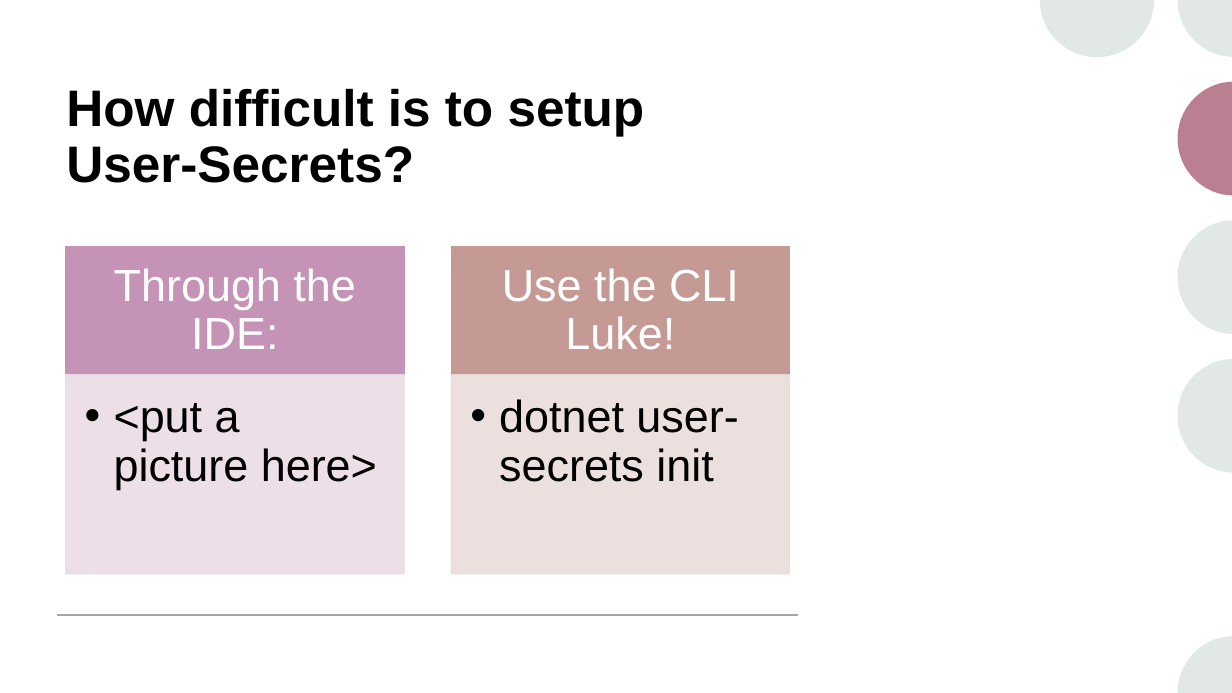
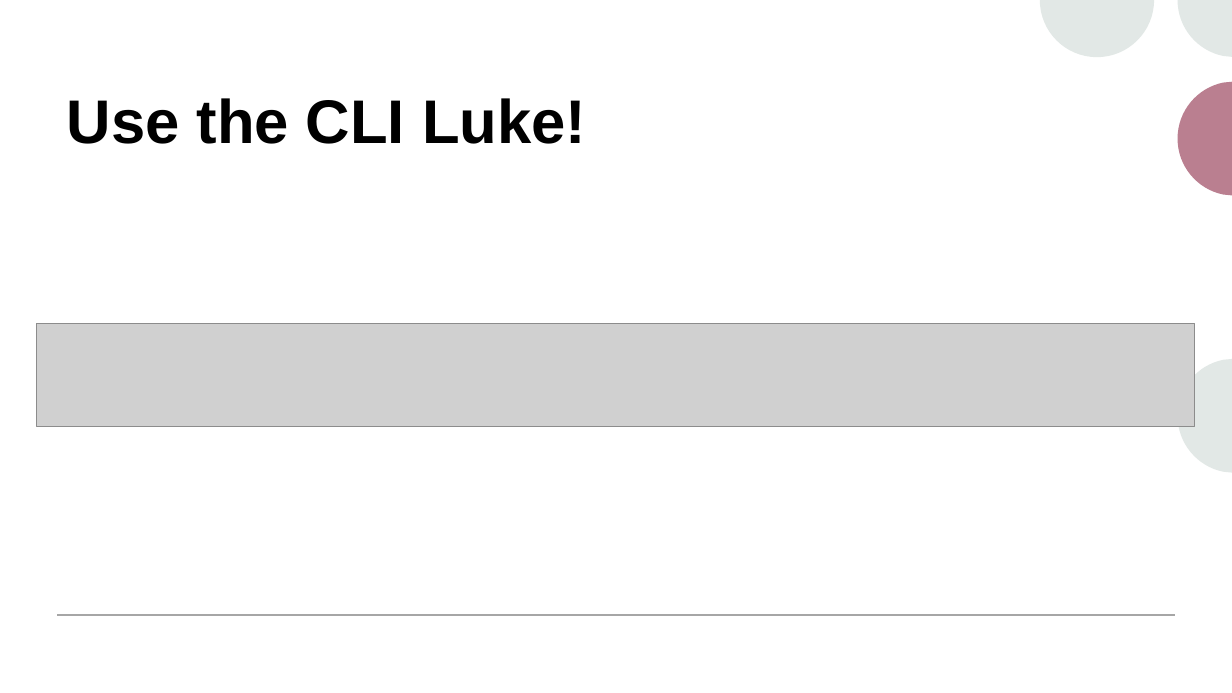
Before and after one commit to pulcher/stop-checking-in-secrets, a slide deck: slide 10 of stop-checking-in-secrets.pptx (slide 8 before the commit). Drawn at 1232x693 pixels with LibreOffice and Linux fonts; fonts in the diff are those of the drawing; grey boxes stand for pictures. Boxes give left, top, right and bottom in pixels: in the first picture for what was removed or moved away, otherwise in the second. Text is boxed around its words. In the diff, an @@ line names an element or a change of style, - is before the commit and + after.

```diff
--- a/stop-checking-in-secrets.pptx
+++ b/stop-checking-in-secrets.pptx
@@ title "Use the CLI Luke!": place and size @@
-title "Use the CLI Luke!" at [502,268,739,350]
+title "Use the CLI Luke!" at [67,98,586,144]
@@ title "Use the CLI Luke!" at [67,98,586,144]: size 35 to 48 pt, text colour #FFFFFF to #000000, bold on; alignment centre to left; line spacing 0.9 to 1; less space between paragraphs; vertical alignment middle to top @@
@@ title removed at [66,88,645,183] @@
-How difficult is to setup User-Secrets?
@@ picture added at [37,323,1195,427] @@
@@ group removed at [66,247,790,574]: 4 rectangles, 3 texts @@
-Through the IDE:
-  • <put a picture here>
-  • dotnet user-secrets init
@@ line moved from (57, 616) - (799, 616) to (57, 616) - (1175, 616) @@
```
Also in this commit, not shown: 6 other slides changed, 3 slides added.
